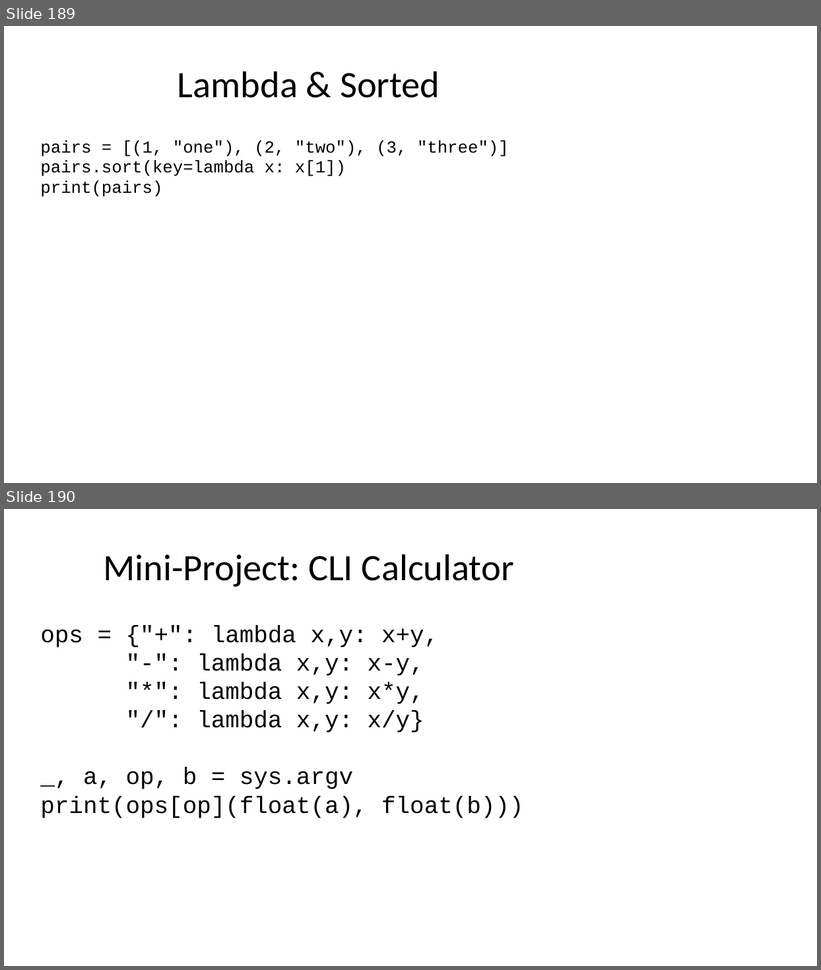
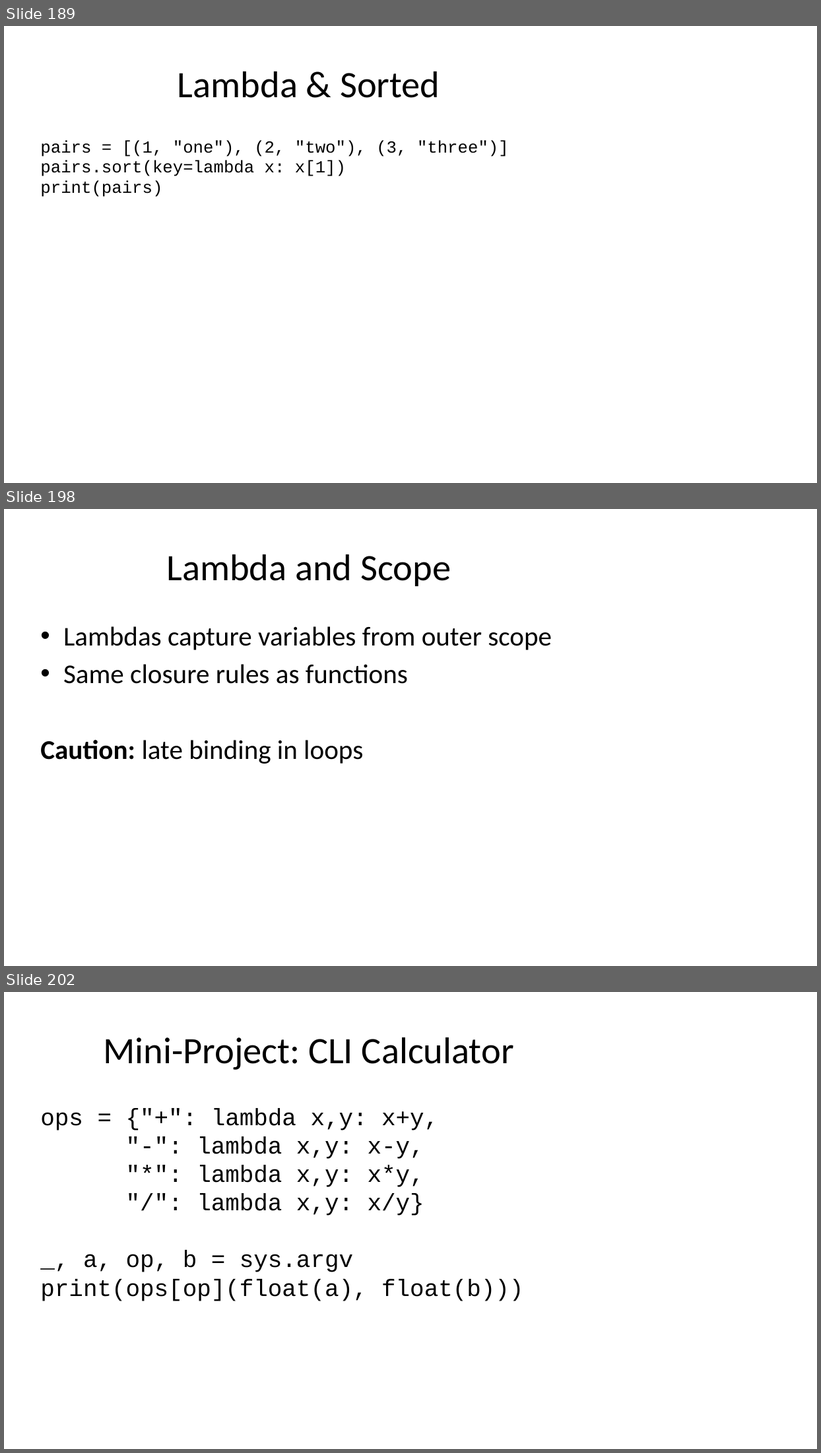
Before and after one commit to seanwhs/3-Day-Python-Crash-Course, a slide deck: Python_Crash_Course_2025.pptx. Shown one above the other, each under a label of ours: slides 189 and 190 before the commit, slides 189, 198 and 202 after it; the slides between them are not shown. The pictures are 821x970 and 821x1453 pixels, drawn with LibreOffice and Linux fonts; fonts in the diff are those of the drawing. Boxes give left, top, right and bottom in pixels: in the first picture for what was removed or moved away, otherwise in the second. Text is boxed around its words. In the diff, an @@ line names an element or a change of style, - is before the commit and + after.

```diff
--- a/Python_Crash_Course_2025.pptx
+++ b/Python_Crash_Course_2025.pptx
@@ slide 198 added at (x1=4, y1=509, x2=817, y2=966), background #FFFFFF @@
@@ title added at (x1=166, y1=554, x2=451, y2=586), 44 pt, text #000000 @@
+Lambda and Scope
@@ text added at (x1=40, y1=626, x2=552, y2=764), 32 pt, text #000000 @@
+• Lambdas capture variables from outer scope
+• Same closure rules as functions
+Caution: late binding in loops
@@ what was slide 190 is now slide 202 @@
```
Also in this commit, not shown: 11 other slides added.
